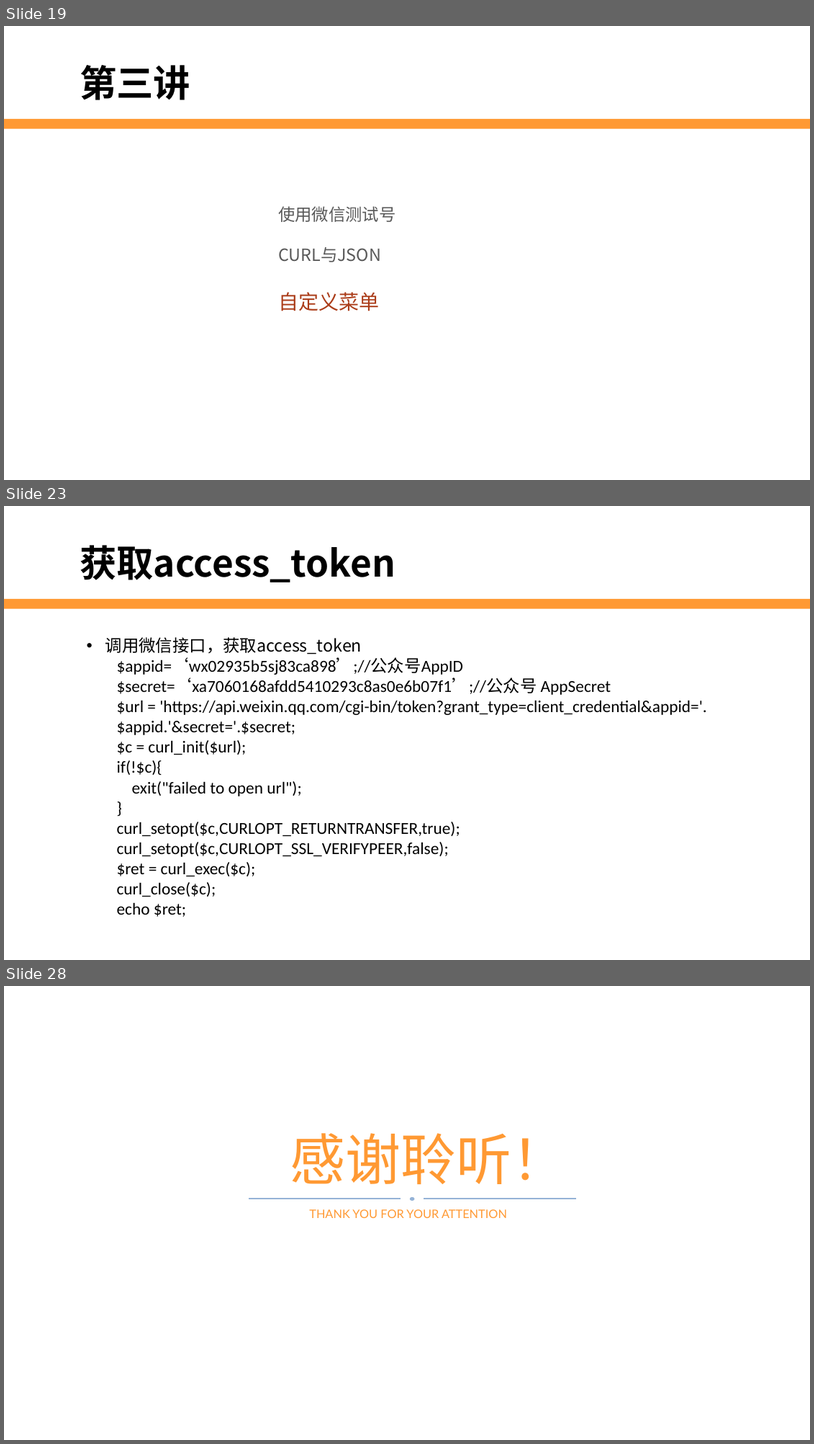
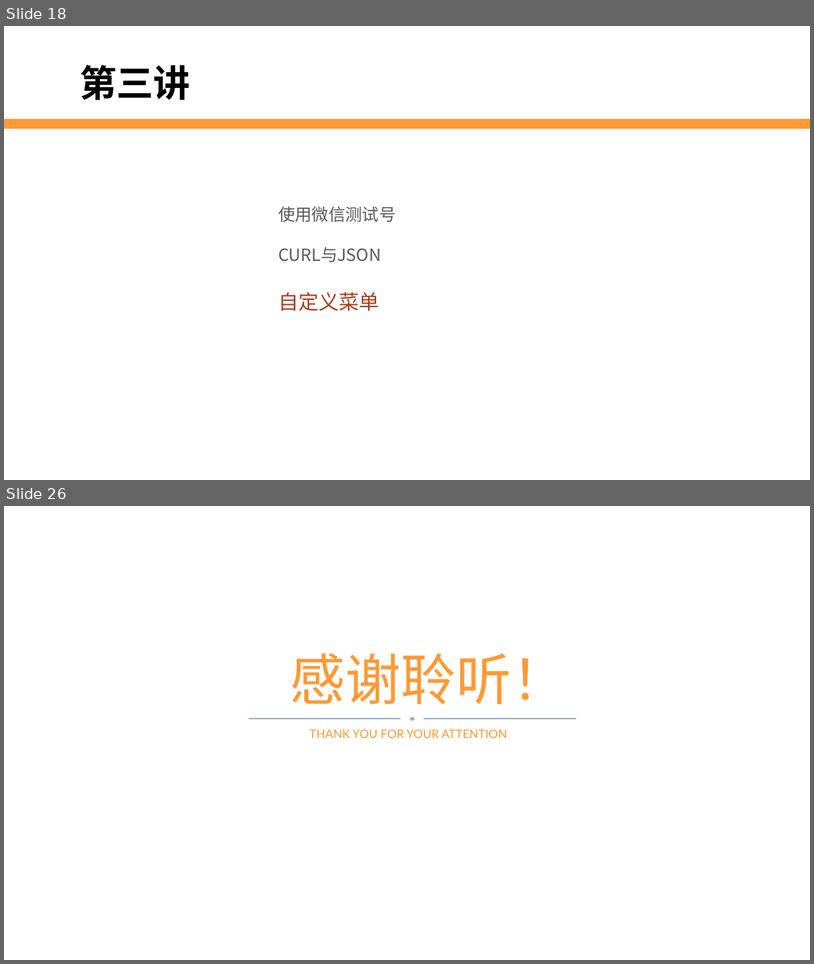
Before and after one commit to edu2act/2017-2018_1st_Wechat_Web_Programming, a slide deck: 第5讲 自定义菜单.pptx. Shown one above the other, each under a label of ours: slides 19, 23 and 28 before the commit, slides 18 and 26 after it; the slides between them are not shown. The pictures are 814x1444 and 814x964 pixels, drawn with LibreOffice and Linux fonts; fonts in the diff are those of the drawing; background and template pictures are left out. Boxes give left, top, right and bottom in pixels: in the first picture for what was removed or moved away, otherwise in the second. Text is boxed around its words. In the diff, an @@ line names an element or a change of style, - is before the commit and + after.

```diff
--- a/第5讲 自定义菜单.pptx
+++ b/第5讲 自定义菜单.pptx
@@ slide 23 removed at box(4, 506, 810, 960), background #FFFFFF; not listed: 1 template element that a slide beside it also shows @@
@@ text removed at box(80, 545, 396, 582) @@
-获取access_token
@@ text removed at box(106, 637, 707, 916) @@
-• 调用微信接口，获取access_token
-  $appid=‘wx02935b5sj83ca898’;//公众号AppID
-  $secret=‘xa7060168afdd5410293c8as0e6b07f1’;//公众号 AppSecret
-  $url = 'https://api.weixin.qq.com/cgi-bin/token?grant_type=client_credential&appid='.
-  $appid.'&secret='.$secret;
-  $c = curl_init($url);
-  if(!$c){
-  exit("failed to open url");
-  }
-  curl_setopt($c,CURLOPT_RETURNTRANSFER,true);
-  curl_setopt($c,CURLOPT_SSL_VERIFYPEER,false);
-  $ret = curl_exec($c);
-  curl_close($c);
-  echo $ret;
@@ what was slide 19 is now slide 18 @@
@@ what was slide 28 is now slide 26 @@
```
Also in this commit, not shown: 13 slides changed, 6 slides added, 7 other slides removed, 3 other files.
